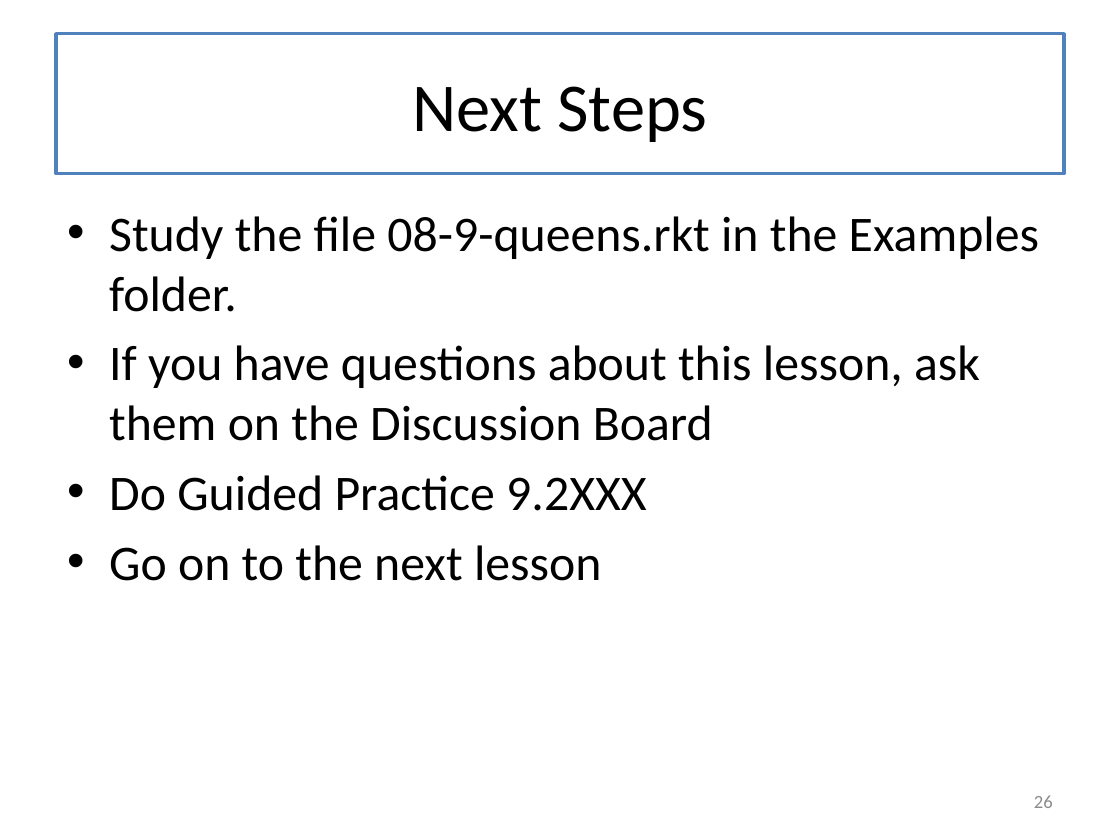
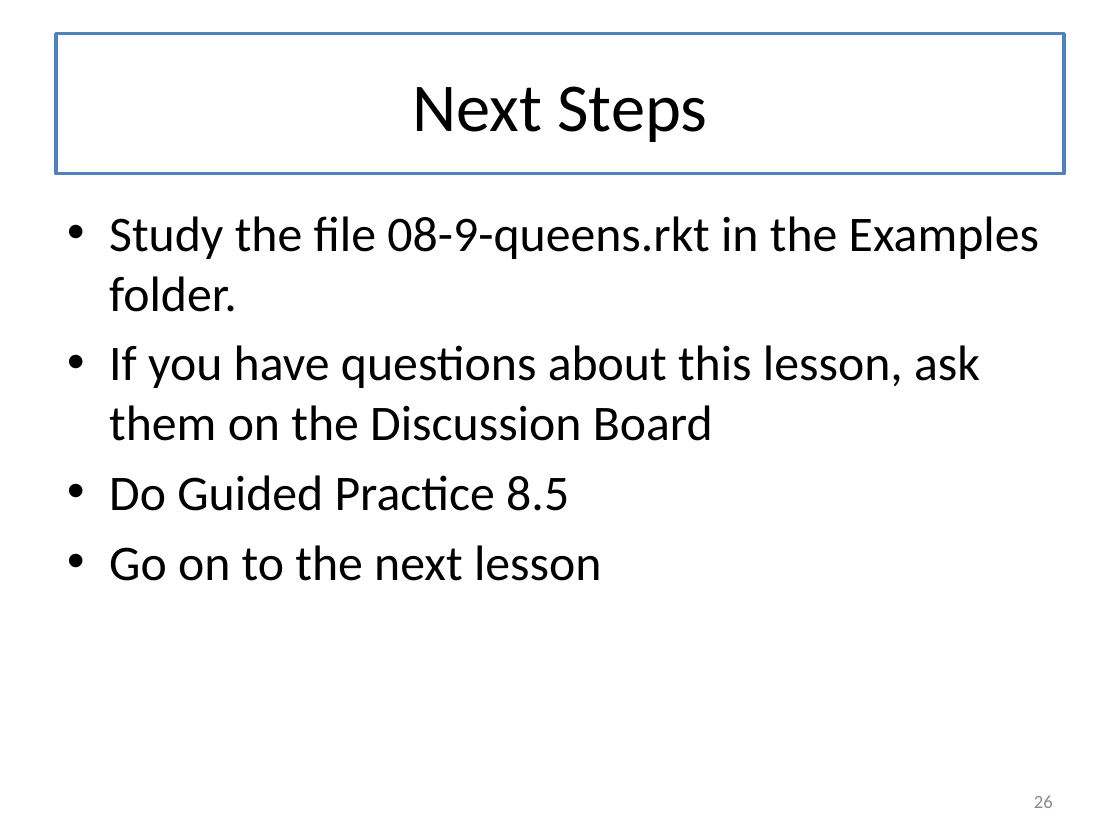
Before and after one commit to mwand/cs5010f16, a slide deck: slide 26 of Slides/Lesson 8.7 The 8-Queens Problem.pptx. Drawn at 1120x840 pixels with LibreOffice and Linux fonts; fonts in the diff are those of the drawing. Boxes give left, top, right and bottom in pixels: in the first picture for what was removed or moved away, otherwise in the second. Text is boxed around its words. In the diff, an @@ line names an element or a change of style, - is before the commit and + after.

```diff
--- a/Slides/Lesson 8.7 The 8-Queens Problem.pptx
+++ b/Slides/Lesson 8.7 The 8-Queens Problem.pptx
@@ text at (109, 475, 569, 511): text changed @@
-• Do Guided Practice 9.2XXX
+• Do Guided Practice 8.5
```
Also in this commit, not shown: 9 other files.
